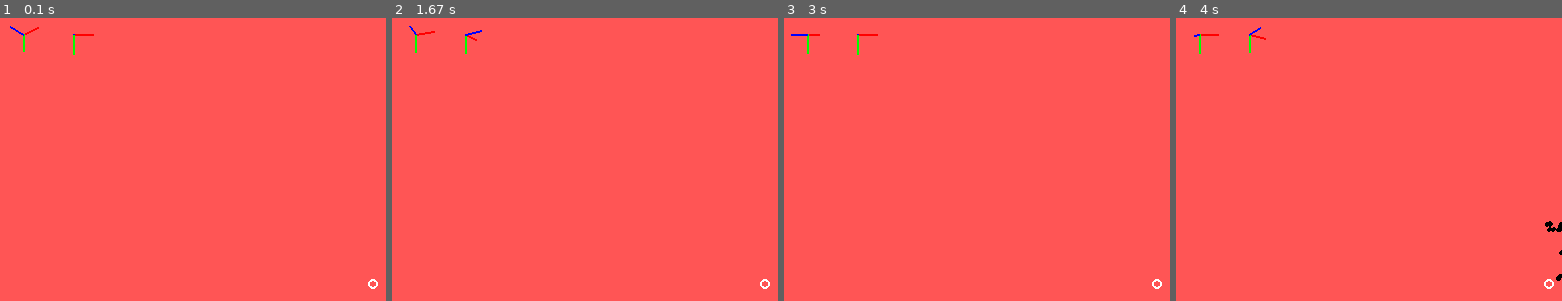
Above: before the commit, frames 1-4 (left to right).
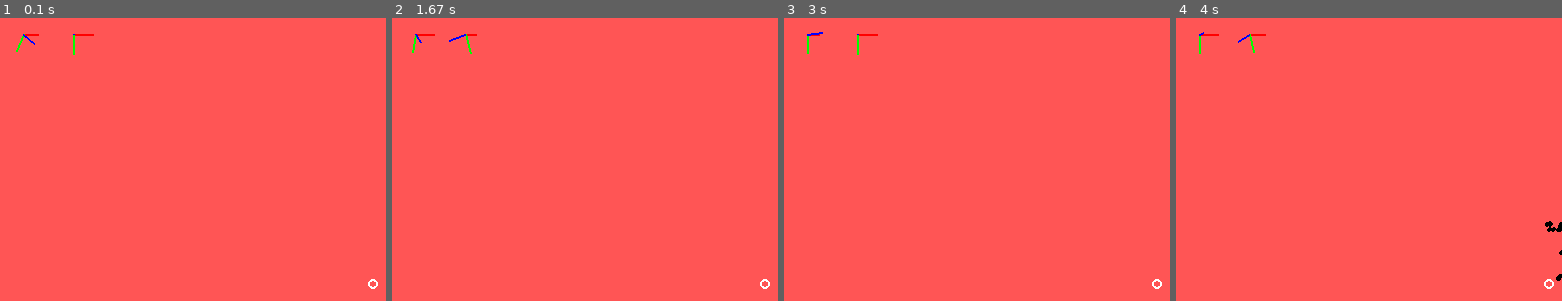
Above: after the commit, the same moments.

Repository: vitor-n/pygame-3D-graphics
Game: pygame game, started from main.py
Two runs of this game, one before a commit and one after it. Both use one fixed random seed, a clock stepped at 60 frames per second and the inputs below.
Inputs (mouse positions are % of the whole screen's width and height, from its top left):
- Up to frame 1 (0.1 s): no input
- Up to frame 2 (1.67 s): hold Right 0.33-0.8 s; move the mouse to (45, 52) at 0.37 s; hold Up 0.83-1.13 s; move the mouse to (82, 44) at 0.87 s; hold Right 1.17-1.63 s; move the mouse to (49, 54) at 1.2 s
- Up to frame 3 (3 s): hold Left 1.67-2.2 s; move the mouse to (23, 48) at 1.7 s; hold Down 2.23-2.53 s; move the mouse to (58, 70) at 2.27 s; hold Left 2.57-2.97 s; move the mouse to (16, 72) at 2.6 s
- Up to frame 4 (4 s): hold Up 3-3.37 s; move the mouse to (63, 10) at 3.03 s; hold Right from 3.4 s (still down); move the mouse to (86, 84) at 3.43 s
The pictures show only the part of the screen within x 0-50%, y 0-50%; the shares and areas given below are measured in that part.

The runs differ from the first frame. In frame 1, 0.1% of the frame differs, in the area x 2-11%, y 2-13%; in frame 2, 0.3%, in the area x 4-24%, y 2-13%; in frame 3, less than 0.1%; in frame 4, 0.2%.

Commit message:
FIXED!!!!!!!!!!!!!!!!!!!!!

Diff:
--- a/axes_indicator.py
+++ b/axes_indicator.py
@@ -14,16 +14,13 @@
 
     def draw(self, screen: pygame.Surface):
         vectors_matrix = np.concatenate((self.vec_x, self.vec_y, self.vec_z))
-        projection_matrix = np.array(([1, 0, 0], [0, 1, 0]))
-        add_center_matrix = np.array(([self.center[0], self.center[1]],
-                                      [self.center[0], self.center[1]],
-                                      [self.center[0], self.center[1]]))
 
-        projected_matrix = projection_matrix @ vectors_matrix
-        print(projected_matrix)
-        transposed_matrix = (projected_matrix * self.line_size).transpose()
-        lines_end_positions = (transposed_matrix + add_center_matrix).tolist()
+        add_center_matrix = np.array(([self.center[0], self.center[1], 0],
+                                      [self.center[0], self.center[1], 0],
+                                      [self.center[0], self.center[1], 0]))
 
-        pygame.draw.line(screen, "red", self.center, lines_end_positions[0], 2)
-        pygame.draw.line(screen, "green", self.center, lines_end_positions[1], 2)
-        pygame.draw.line(screen, "blue", self.center, lines_end_positions[2], 2)
+        lines_end_positions = (vectors_matrix * self.line_size + add_center_matrix).tolist()
+
+        pygame.draw.line(screen, "red", self.center, lines_end_positions[0][:2], 2)
+        pygame.draw.line(screen, "green", self.center, lines_end_positions[1][:2], 2)
+        pygame.draw.line(screen, "blue", self.center, lines_end_positions[2][:2], 2)
